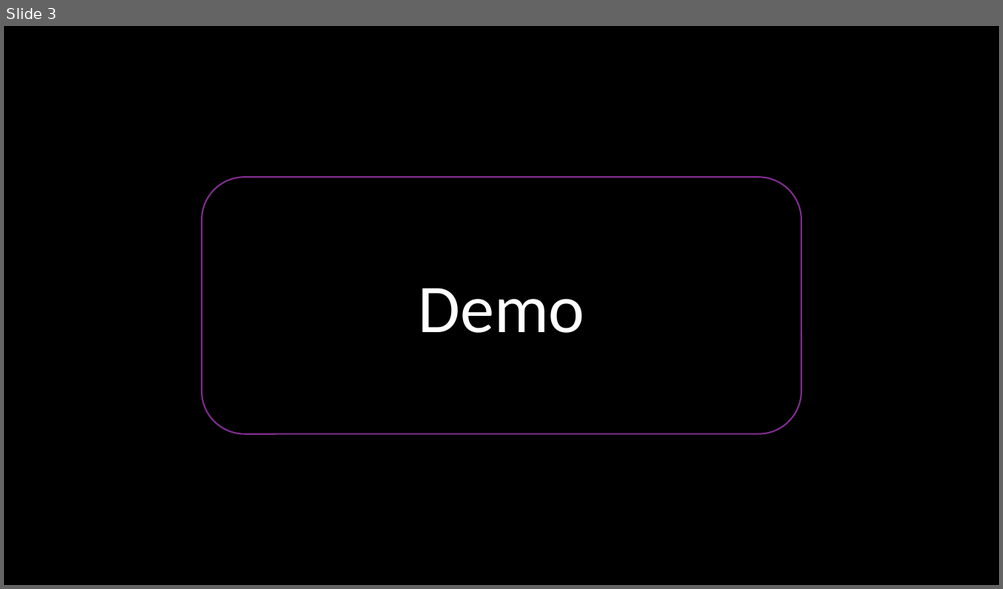
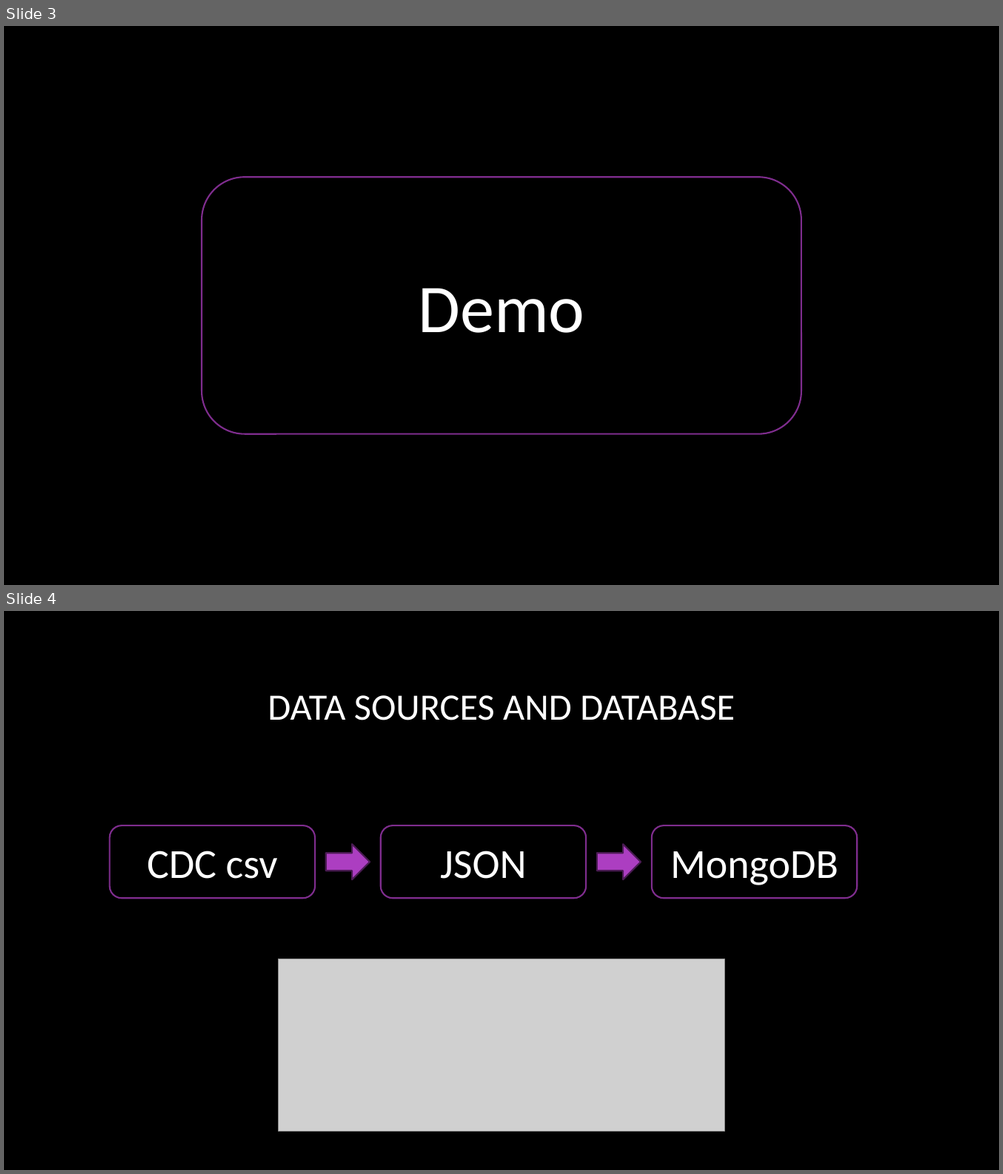
Before and after one commit to shriparna/us-mortality-stats, a slide deck: Presentation/project_03_group_04.pptx. Shown one above the other, each under a label of ours: slide 3 before the commit, slides 3 and 4 after it. The pictures are 1003x589 and 1003x1174 pixels, drawn with LibreOffice and Linux fonts; fonts in the diff are those of the drawing; grey boxes stand for pictures; background and template pictures are left out. Boxes give left, top, right and bottom in pixels: in the first picture for what was removed or moved away, otherwise in the second. Text is boxed around its words. In the diff, an @@ line names an element or a change of style, - is before the commit and + after.

```diff
--- a/Presentation/project_03_group_04.pptx
+++ b/Presentation/project_03_group_04.pptx
@@ slide 4 added at [4,611,999,1170], background picture (left out) @@
@@ title added at [267,695,734,721], 36 pt, text #FFFFFF @@
+DATA SOURCES AND DATABASE
@@ rounded rectangle added at [110,826,315,898], outline #7F2E8F 1.5 pt, 40 pt, text #FFFFFF @@
+CDC csv
@@ rounded rectangle added at [381,826,586,898], outline #7F2E8F 1.5 pt, 40 pt, text #FFFFFF @@
+JSON
@@ rounded rectangle added at [652,826,856,898], outline #7F2E8F 1.5 pt, 40 pt, text #FFFFFF @@
+MongoDB
@@ right arrow added at [326,845,370,880], fill #AC3EC1, outline #4B1B55 1.5 pt @@
@@ right arrow added at [597,845,641,880], fill #AC3EC1, outline #4B1B55 1.5 pt @@
@@ picture added at [279,960,725,1132] @@
```
Also in this commit, not shown: 1 slide changed, 5 other slides added, 1 slide removed, 5 other files.
